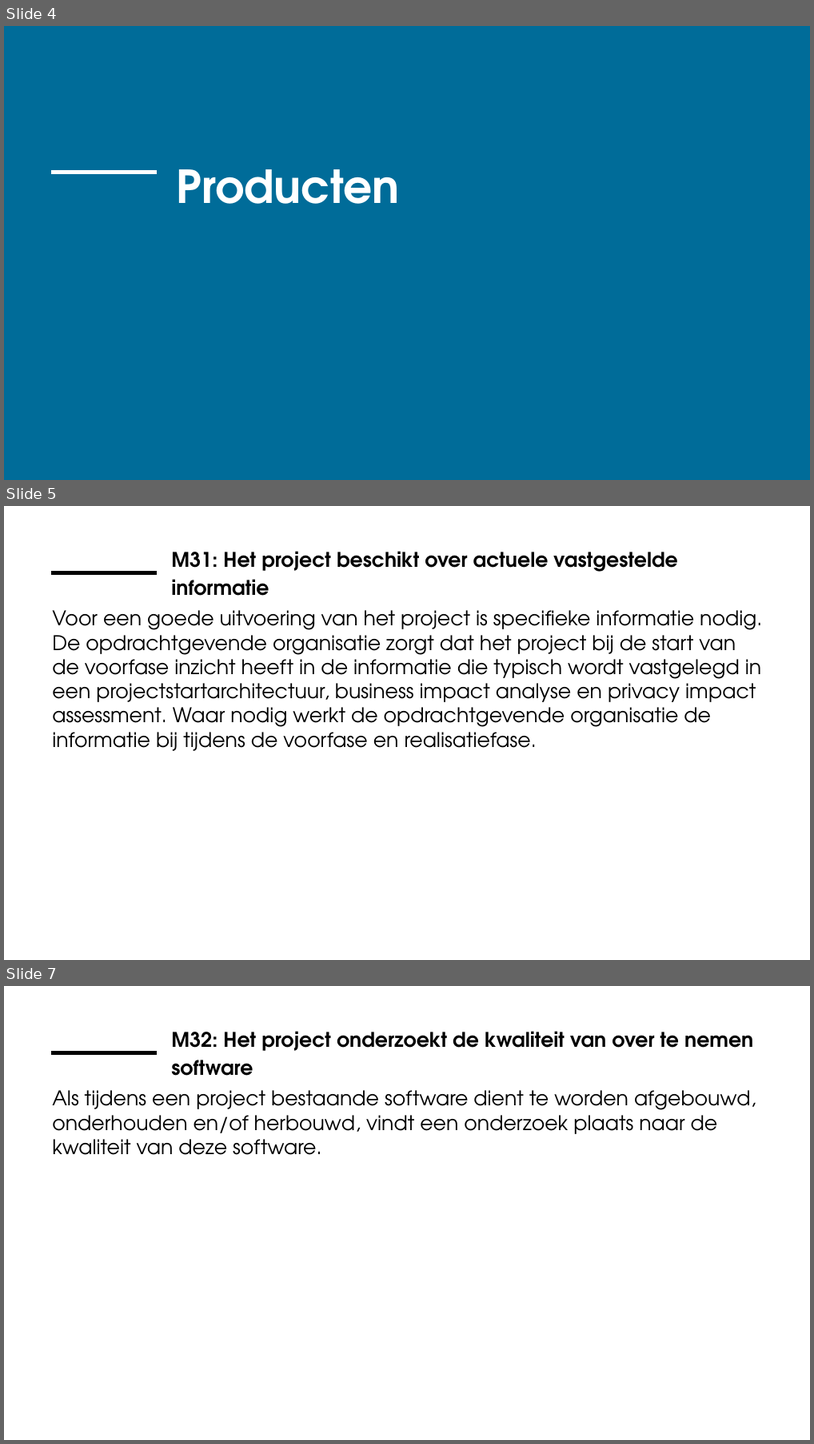
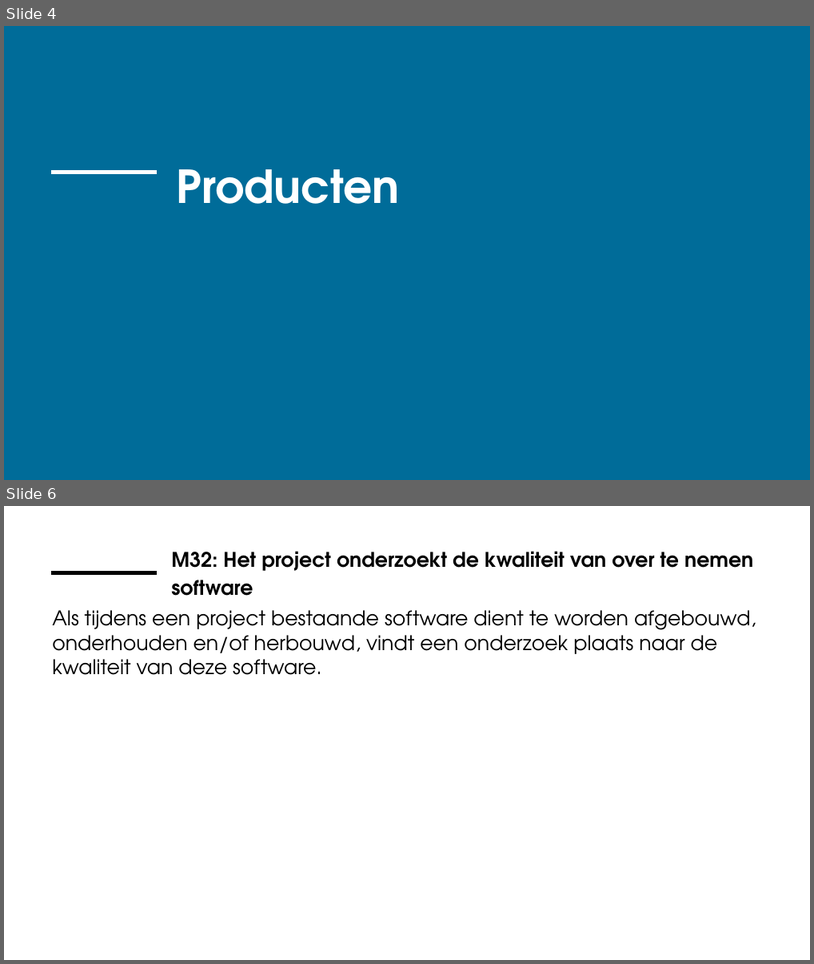
Before and after one commit to ICTU/Kwaliteitsaanpak, a slide deck: docs/wip/ICTU-Kwaliteitsaanpak.pptx. Shown one above the other, each under a label of ours: slides 4, 5 and 7 before the commit, slides 4 and 6 after it; the slides between them are not shown. The pictures are 814x1444 and 814x964 pixels, drawn with LibreOffice and Linux fonts; fonts in the diff are those of the drawing; background and template pictures are left out. Boxes give left, top, right and bottom in pixels: in the first picture for what was removed or moved away, otherwise in the second. Text is boxed around its words. In the diff, an @@ line names an element or a change of style, - is before the commit and + after.

```diff
--- a/docs/wip/ICTU-Kwaliteitsaanpak.pptx
+++ b/docs/wip/ICTU-Kwaliteitsaanpak.pptx
@@ slide 5 removed at (x1=4, y1=506, x2=810, y2=960), background #FFFFFF; not listed: 1 template element that a slide beside it also shows @@
@@ title removed at (x1=171, y1=551, x2=678, y2=596) @@
-M31: Het project beschikt over actuele vastgestelde informatie
@@ text removed at (x1=52, y1=610, x2=762, y2=751) @@
-Voor een goede uitvoering van het project is specifieke informatie nodig. De opdrachtgevende organisatie zorgt dat het project bij de start van de voorfase inzicht heeft in de informatie die typisch wordt vastgelegd in een projectstartarchitectuur, business impact analyse en privacy impact assessment. Waar nodig werkt de opdrachtgevende organisatie de informatie bij tijdens de voorfase en realisatiefase.
@@ what was slide 7 is now slide 6 @@
```
Also in this commit, not shown: 1 slide changed, 31 other files.
